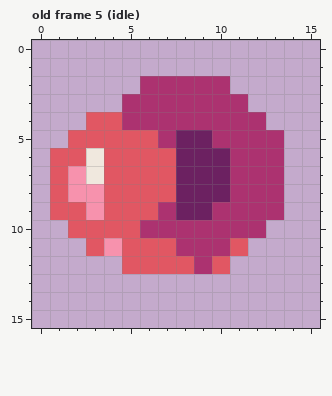
File history of a pixel-art file, android/assets/ase/fx_fireball.ase. The first picture shows the starting point.
16x16 pixels, 13 frames. Shown: old frame 5 (idle). The commit also changed other frames, which this record leaves out.
Now the later version:
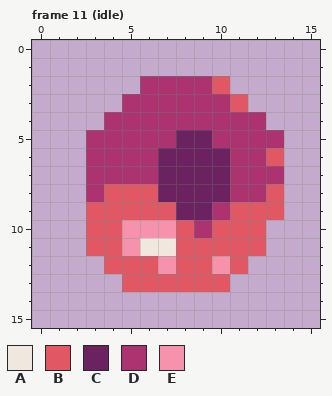
Palette (. is transparent): A #f0e8de  B #e15763  C #6c2161  D #ac3270  E #f792ad
A new or re-ordered frame is compared with the old frame closest to it.
From the commit log: removing faulty item export, tweaking fx_fireball
The edit:
frames 13 -> 15
Frame 11 (idle) is new; against old frame 5 (idle), layer "fireball":
Colour A replaces colour B in row 11 at x 6 to 7.
Colour B is added in row 11 at x 12; in row 12 at x 4 and 11; in row 13 at x 5 to 10.
Colour B replaces colour D in row 2 at x 10; in row 3 at x 11; in row 6 at x 13; in row 8 at x 13; in row 9 at x 7 and 11 to 13; in row 10 at x 8 and 10 to 12.
Colour B replaces colour D in row 11 at x 8 to 10; in row 12 at x 9.
Colour B replaces colour E in row 9 at x 3; in row 11 at x 4.
Colour C replaces colour B in rows 6 to 8 at x 7.
Colour D replaces colour A in rows 6 to 7 at x 3.
Colour D replaces colour B in row 4 at x 4; in row 5 at x 3 to 6; in rows 6 to 7 at x 4 to 6.
Colour D replaces colour E in row 8 at x 3.
Colour E replaces colour B in rows 10 to 11 at x 5; in row 12 at x 7 and 10.
Colour E replaces colour D in row 10 at x 6 to 7.
The edit erases colour B in row 4 at x 3; in row 5 at x 2; in row 6 at x 1 to 2; in rows 7 to 8 at x 1; in row 9 at x 1 to 2; in row 10 at x 2.
The edit erases colour E in rows 7 to 8 at x 2.
